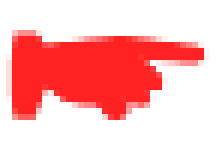
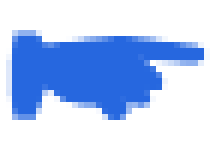
Layer changes from the first 216 x 144 image to the second:
added layer "Pasted Layer copy #3" above "Pasted Layer copy #1" over box(6, 30, 210, 120)
hid "Pasted Layer copy #1" over box(6, 30, 210, 120)
